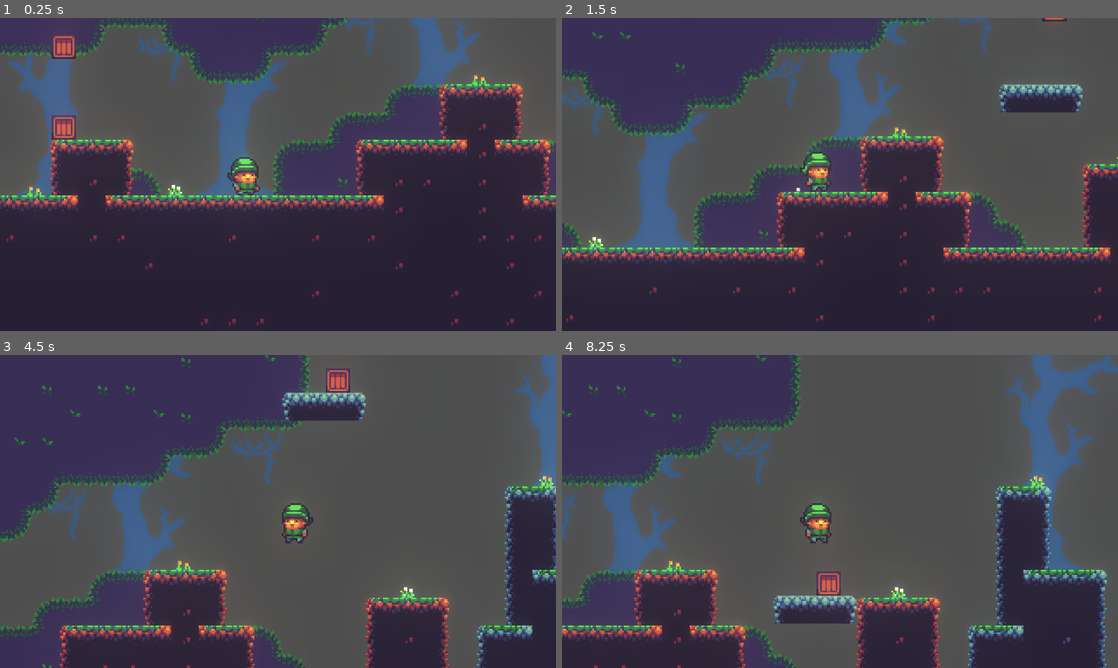
Above: before the commit, frames 1-4 (two rows, left to right).
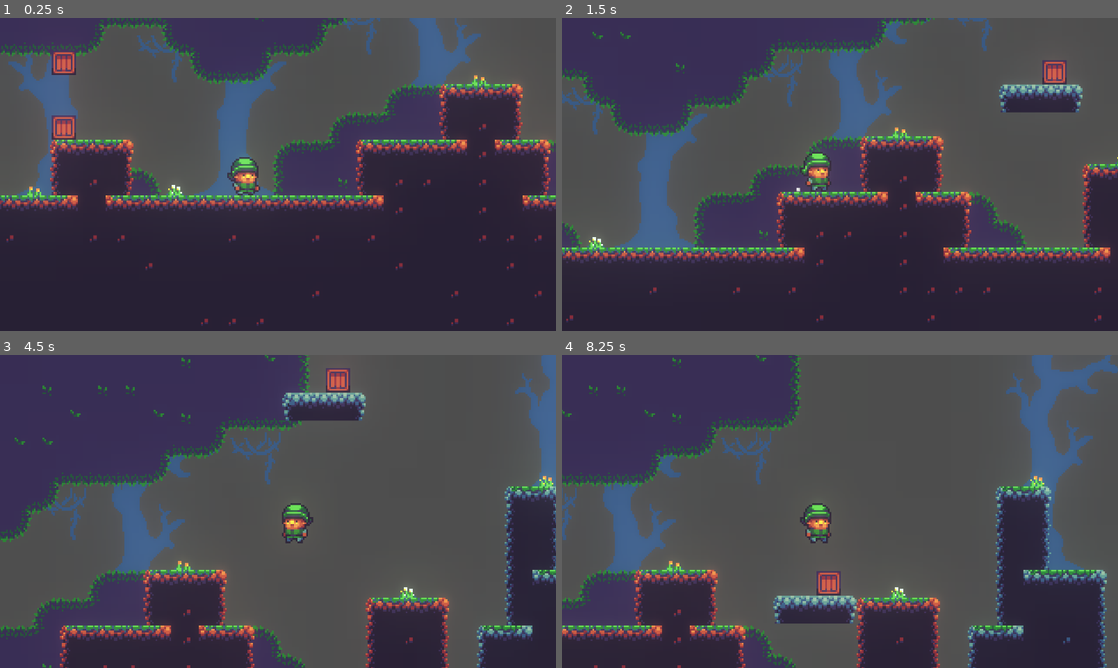
Above: after the commit, the same moments.

Repository: lethiandev/gd-christmas-morning
Game: Godot game, scene res://stages/sandbox/sandbox_stage.tscn
The game is run twice, just before and just after one commit, with the same random seed, the same clock (stepped at 60 frames per second) and the same inputs.
Inputs:
- Up to frame 1 (0.25 s): no input
- Up to frame 2 (1.5 s): hold D (move_right) from 0.53 s (still down); tap W (jump) at 0.77 s
- Up to frame 3 (4.5 s): tap W (jump) at 1.52, 3.02, 3.77 s; release D (move_right) at 2.03 s; hold A (move_left) 2.03-2.78 s; hold D (move_right) 2.78-4.28 s; hold A (move_left) from 4.28 s (still down)
- Up to frame 4 (8.25 s): tap W (jump) at 4.52, 6.02, 6.77, 7.52 s; release A (move_left) at 5.03 s; hold D (move_right) 5.03-5.78 s; hold A (move_left) 5.78-7.28 s; hold D (move_right) from 7.28 s (still down)

The runs differ from the first frame. In frame 1, 0.5% of the frame differs, in the area x 9-14%, y 5-19%; in frame 2, 0.4%; in frame 3, less than 0.1%; in frame 4, less than 0.1%.

Commit message:
Add gravity const to crate

Diff:
--- a/src/props/crate/crate.gd
+++ b/src/props/crate/crate.gd
@@ -1,6 +1,14 @@
 extends KinematicBody2D
 
+const GRAVITY = Vector2.DOWN * 400
+
+var linear_velocity = Vector2()
+
 func _physics_process(p_delta: float) -> void:
-	var motion = Vector2(0, 10)
-	var snap = Vector2(0, 4)
-	move_and_slide_with_snap(motion, snap, Vector2.UP, true)
+	# Update body motion
+	var lv = linear_velocity
+	var snap = Vector2(0, 4) if lv.y > 0 and is_on_floor() else Vector2()
+	linear_velocity = move_and_slide_with_snap(lv, snap, Vector2.UP, true)
+
+	# Apply gravity to the body
+	linear_velocity += GRAVITY * p_delta
--- a/src/props/crate/crate.tscn
+++ b/src/props/crate/crate.tscn
@@ -9,15 +9,6 @@
 [node name="Crate" type="KinematicBody2D"]
 script = ExtResource( 2 )
 
-[node name="CrateMask" type="KinematicBody2D" parent="."]
-collision_layer = 0
-collision_mask = 2
-
-[node name="CollisionShape2D2" type="CollisionShape2D" parent="CrateMask"]
-shape = SubResource( 1 )
-one_way_collision = true
-one_way_collision_margin = 2.0
-
 [node name="CollisionShape2D" type="CollisionShape2D" parent="."]
 shape = SubResource( 1 )
 
